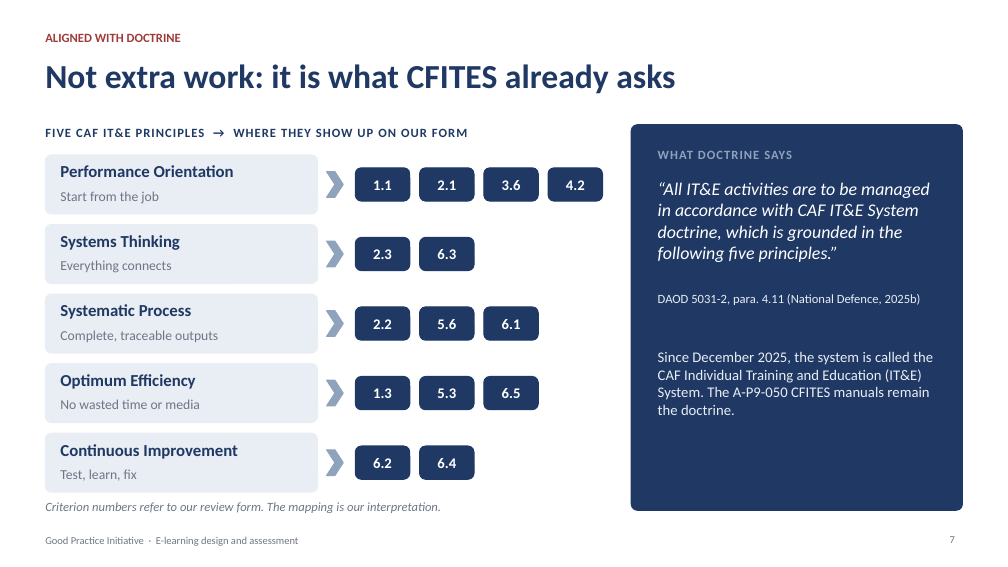
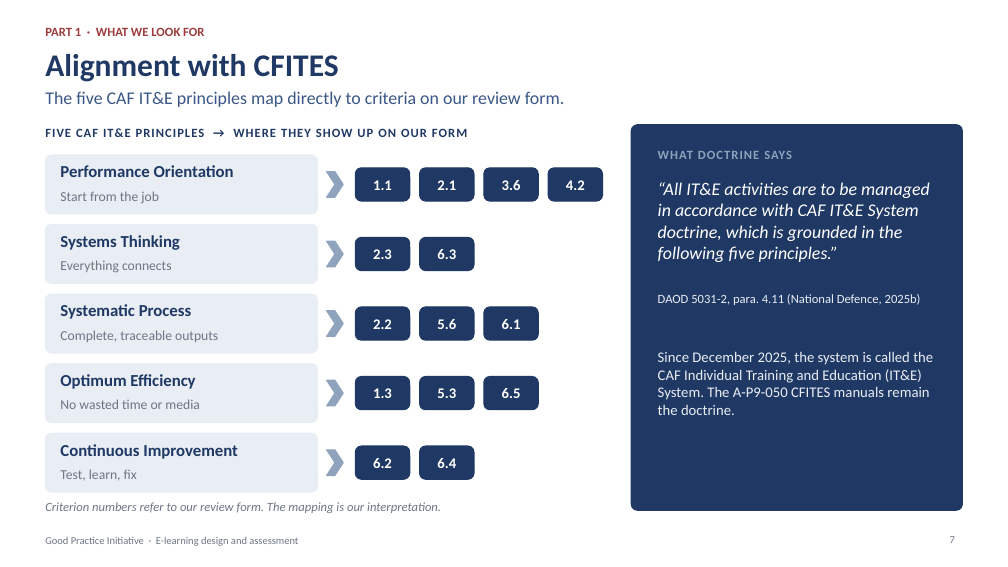
Before and after one commit to hpf118/Tina, a slide deck: slide 7 of good-practice-deck/Good-Practice-Initiative-Team-Briefing.pptx. Drawn at 1008x567 pixels with LibreOffice and Linux fonts; fonts in the diff are those of the drawing. Boxes give left, top, right and bottom in pixels: in the first picture for what was removed or moved away, otherwise in the second. Text is boxed around its words. In the diff, an @@ line names an element or a change of style, - is before the commit and + after.

```diff
--- a/good-practice-deck/Good-Practice-Initiative-Team-Briefing.pptx
+++ b/good-practice-deck/Good-Practice-Initiative-Team-Briefing.pptx
@@ text added at (x1=45, y1=27, x2=204, y2=36), 12 pt, text #9E3B3B, bold @@
+PART 1 · WHAT WE LOOK FOR
@@ text removed at (x1=45, y1=33, x2=181, y2=42) @@
-ALIGNED WITH DOCTRINE
@@ title added at (x1=45, y1=54, x2=339, y2=82), 30 pt, text #1F3864, bold @@
+Alignment with CFITES
@@ title removed at (x1=45, y1=64, x2=675, y2=94) @@
-Not extra work: it is what CFITES already asks
@@ text added at (x1=45, y1=91, x2=565, y2=107), 17 pt, text #3A5787 @@
+The five CAF IT&E principles map directly to criteria on our review form.
```
Also in this commit, not shown: 26 other slides changed, 2 other files.
